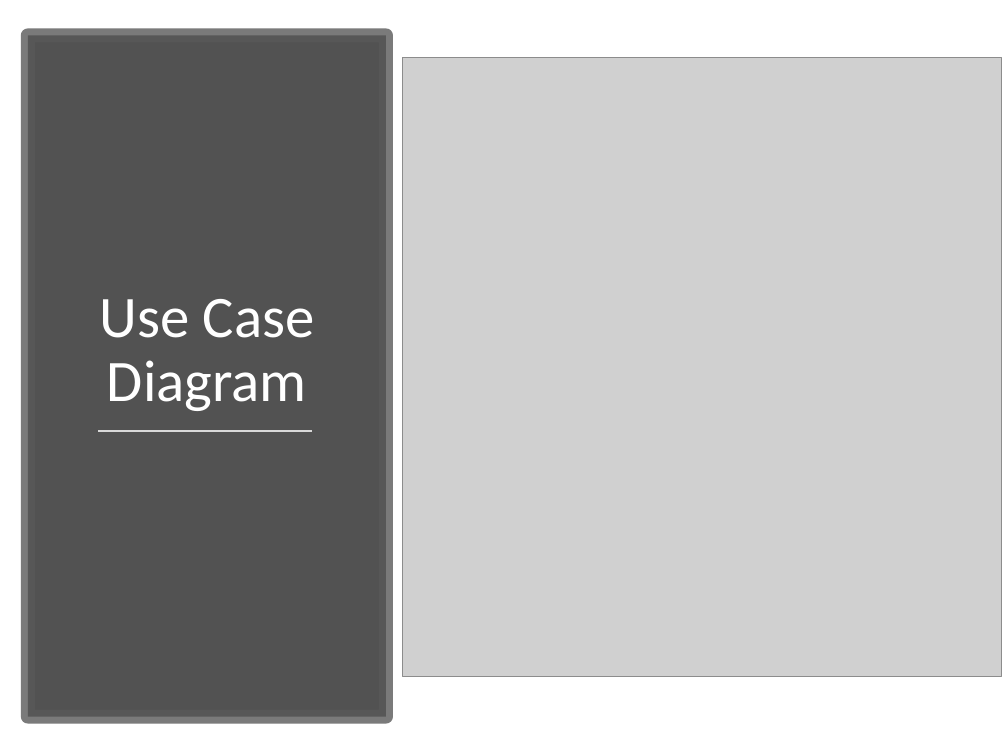
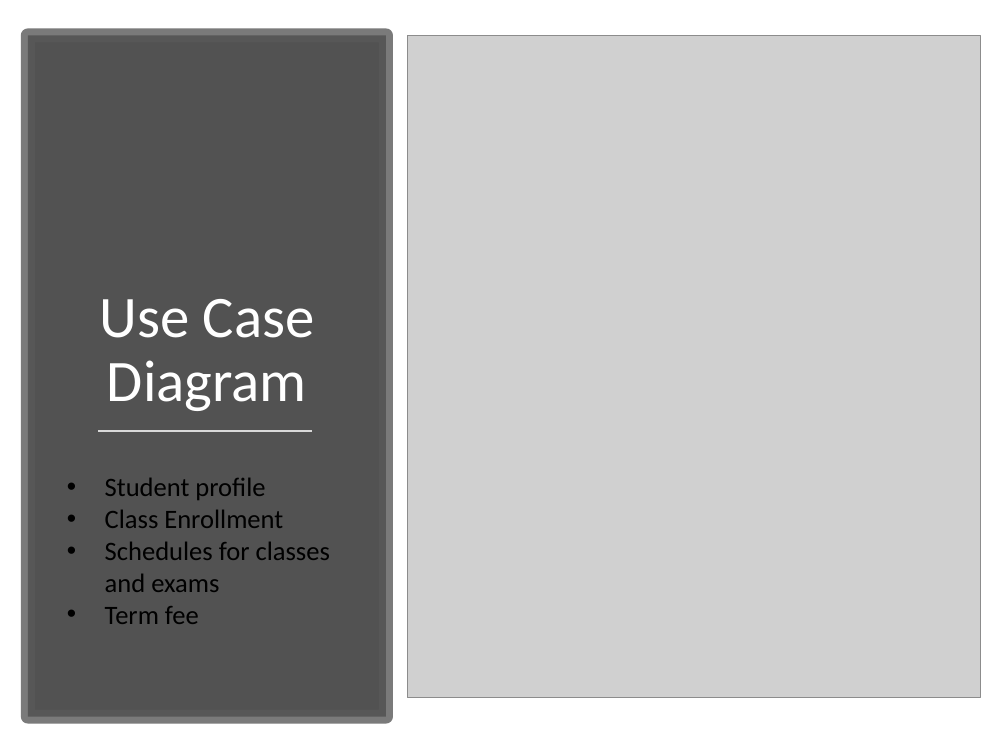
Before and after one commit to bharathkarumudi/SUchatBot, a slide deck: slide 7 of Documentation/SUBot-midterm-Presentation.pptx (slide 6 before the commit). Drawn at 1008x756 pixels with LibreOffice and Linux fonts; fonts in the diff are those of the drawing; grey boxes stand for pictures. Boxes give left, top, right and bottom in pixels: in the first picture for what was removed or moved away, otherwise in the second. Text is boxed around its words. In the diff, an @@ line names an element or a change of style, - is before the commit and + after.

```diff
--- a/Documentation/SUBot-midterm-Presentation.pptx
+++ b/Documentation/SUBot-midterm-Presentation.pptx
@@ picture: place and size @@
-picture at box(402, 57, 1001, 676)
+picture at box(407, 35, 980, 698)
@@ text added at box(105, 478, 330, 624), 19 pt, text #000000 @@
+  • Student profile
+  • Class Enrollment
+  • Schedules for classes and exams
+  • Term fee
```
Also in this commit, not shown: 2 other slides changed, 2 slides added, 1 other file.
